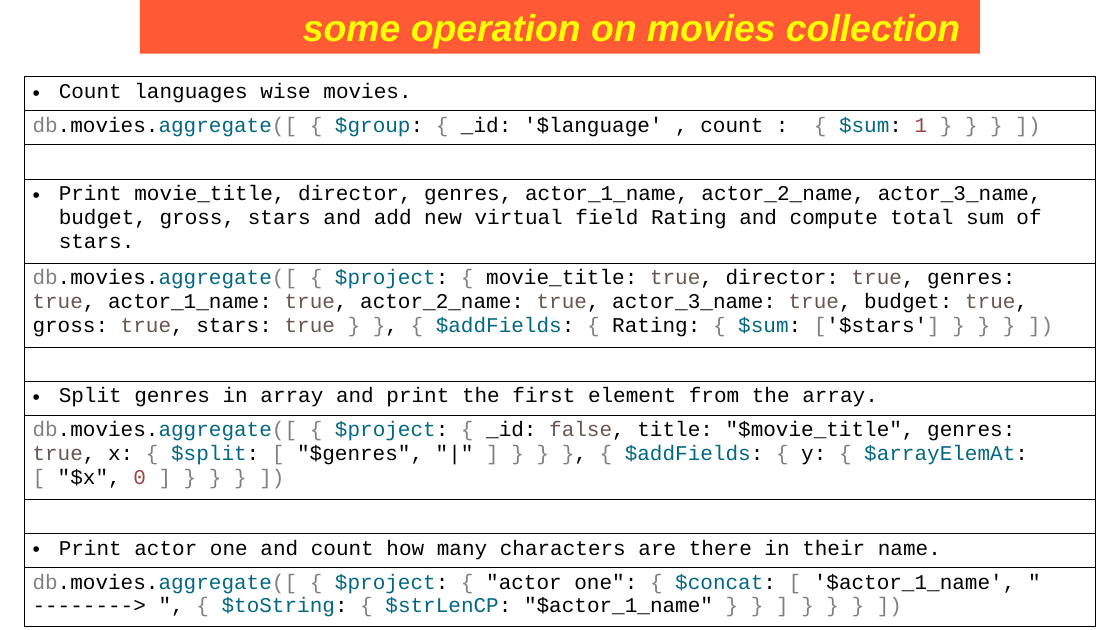
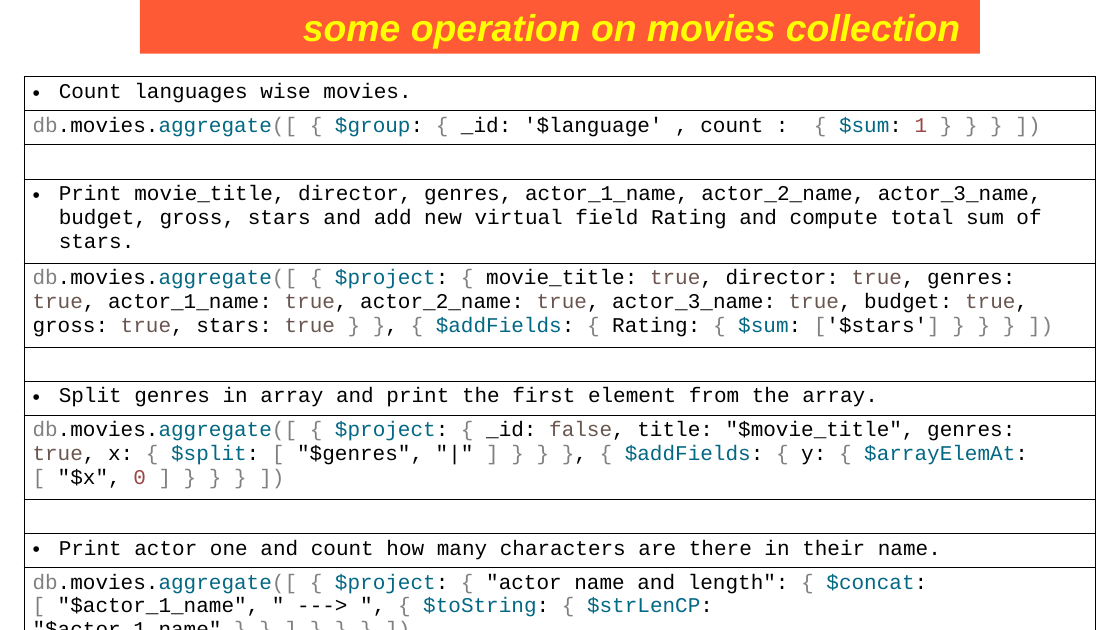
Before and after one commit to Saleel-Bagde/PPT-s, a slide deck: slide 221 of MongoDB PPT.pptx. Drawn at 1120x630 pixels with LibreOffice and Linux fonts; fonts in the diff are those of the drawing. Boxes give left, top, right and bottom in pixels: in the first picture for what was removed or moved away, otherwise in the second. Text is boxed around its words. In the diff, an @@ line names an element or a change of style, - is before the commit and + after.

```diff
--- a/MongoDB PPT.pptx
+++ b/MongoDB PPT.pptx
@@ table at <box>24,77,1096,627</box> @@
@@ row 11, column 1: "db.movies.aggregate([ { $project: { "actor one": { $concat: [ '$actor_1_name', " --------> ", { $toString: { $strLenCP: "$actor_1_name" } } ] } } } ])" to "db.movies.aggregate([ { $project: { "actor name and length": { $concat: [ "$actor_1_name", " ---> ", { $toString: { $strLenCP: "$actor_1_name" } } ] } } } ])" @@
```
Also in this commit, not shown: 2 other slides changed.
